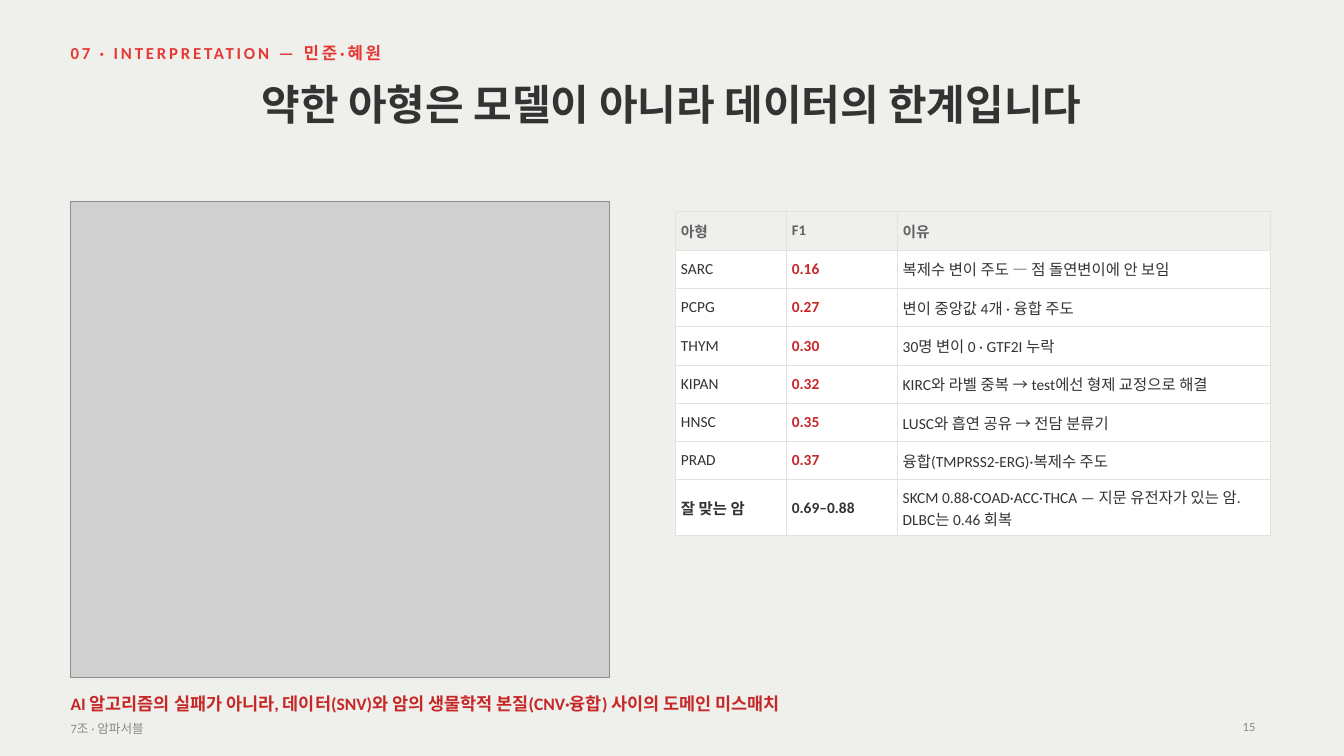
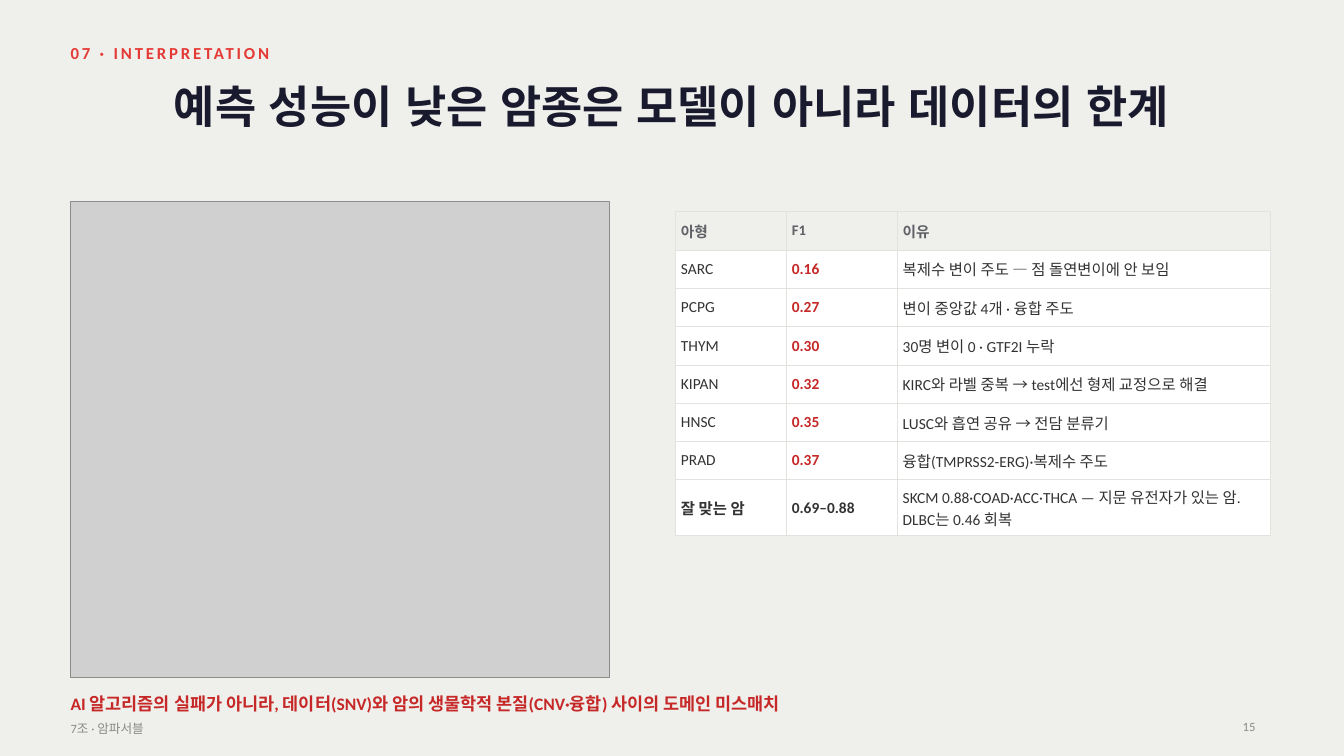
Before and after one commit to ten-infosec/dacon-cancer-subtype-oz-team7, a slide deck: slide 15 of docs/slides/team7_ampossible_slides.pptx. Drawn at 1344x756 pixels with LibreOffice and Linux fonts; fonts in the diff are those of the drawing; grey boxes stand for pictures. Boxes give left, top, right and bottom in pixels: in the first picture for what was removed or moved away, otherwise in the second. Text is boxed around its words. In the diff, an @@ line names an element or a change of style, - is before the commit and + after.

```diff
--- a/docs/slides/team7_ampossible_slides.pptx
+++ b/docs/slides/team7_ampossible_slides.pptx
@@ text at box(304, 45, 381, 61): text changed @@
-07 · INTERPRETATION — 민준·혜원
+07 · INTERPRETATION
@@ title at box(174, 85, 1168, 127): text changed; size 30 to 32 pt; font Calibri to Noto Sans CJK KR; text colour #333333 to #1A1A2E @@
-약한 아형은 모델이 아니라 데이터의 한계입니다
+예측 성능이 낮은 암종은 모델이 아니라 데이터의 한계
```
Also in this commit, not shown: 17 other slides changed, 4 other files.
